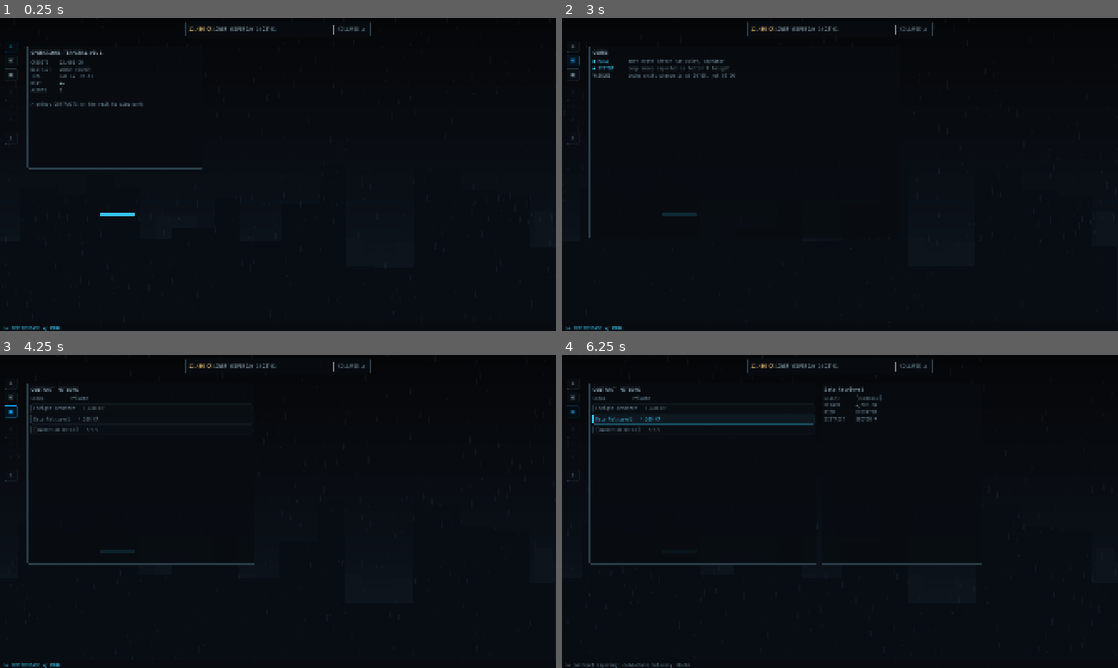
Above: before the commit, frames 1-4 (two rows, left to right).
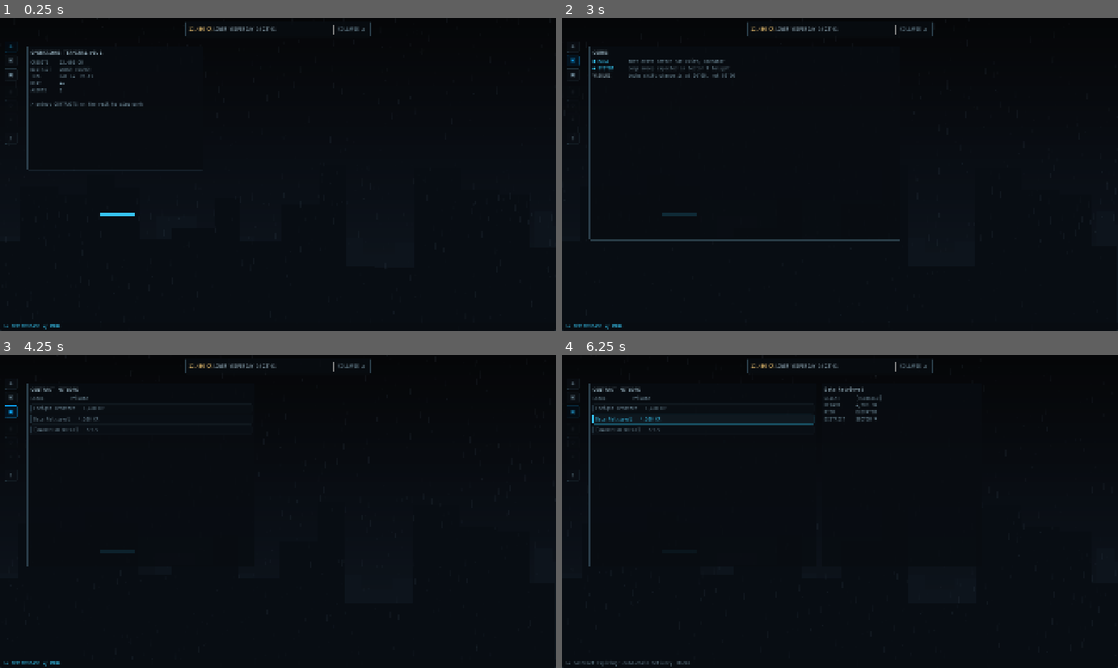
Above: after the commit, the same moments.

Repository: merlinbr/operator
Game: Godot game, scene res://scenes/main/main.tscn
The game is run twice, just before and just after one commit, with the same random seed, the same clock (stepped at 60 frames per second) and the same inputs.
Inputs:
- Up to frame 1 (0.25 s): no input
- Up to frame 2 (3 s): click "COLLAPSE ▲" at 0.5 s; click "EXPAND ▼" at 1.25 s; click "◈" at 2 s; click "✉" at 2.75 s
- Up to frame 3 (4.25 s): click "▣" at 3.5 s
- Up to frame 4 (6.25 s): click "!" at 4.25 s; click "Freight Transfer 1,400 CR" at 5 s; click "Data Retrieval 4,200 CR" at 5.75 s

The runs differ from the first frame. In frame 1, 0.3% of the frame differs, in the area x 0-37%, y 47-100%; in frame 2, 0.5%; in frame 3, 0.4%; in frame 4, 0.7%, in the area x 0-76%, y 66-100%.

Commit message:
Tune ticker spacing and alignment

Diff:
--- a/scenes/main/main.gd
+++ b/scenes/main/main.gd
@@ -24,6 +24,8 @@
 const CHIP_TOP := 12.0
 const CHIP_GAP := 14.0
 const TICKER_HEIGHT := 30.0
+const TICKER_TOP_GAP := 4.0
+const TICKER_BOTTOM_GAP := 0.0
 const CONTEXT_GAP := 12.0
 const SIZE_CLASSES := {
 	&"compact": Vector2(0.34, 0.46),
@@ -235,10 +237,10 @@
 	status_chip.position = Vector2((ws_size.x - chip_min.x) * 0.5, CHIP_TOP)
 	status_chip.size = chip_min
 	var content_top: float = CHIP_TOP + status_chip.size.y + CHIP_GAP
-	var content_bottom: float = ws_size.y - TICKER_HEIGHT - MARGIN
+	var content_bottom: float = ws_size.y - TICKER_HEIGHT - TICKER_BOTTOM_GAP - TICKER_TOP_GAP
 	icon_rail.position = Vector2(MARGIN, content_top)
 	icon_rail.size = Vector2(RAIL_WIDTH, content_bottom - content_top)
-	ticker.position = Vector2(0.0, ws_size.y - TICKER_HEIGHT)
+	ticker.position = Vector2(0.0, ws_size.y - TICKER_HEIGHT - TICKER_BOTTOM_GAP)
 	ticker.size = Vector2(ws_size.x, TICKER_HEIGHT)
 
 	var r_left: float = MARGIN + RAIL_WIDTH + RAIL_GAP + PANEL_INSET
--- a/scenes/ui/ticker_bar.gd
+++ b/scenes/ui/ticker_bar.gd
@@ -4,6 +4,7 @@
 const COLOR_ACCENT := Color(0.22353, 0.81569, 1.0)
 const COLOR_DIM := Color(0.43529, 0.5451, 0.60392)
 const ROTATE_SECONDS := 6.0
+const TICKER_CONTENT_MARGIN := 4.0
 
 var _messages: Array[Dictionary] = [] # {text: String, highlight: bool}
 var _index := 0
@@ -24,6 +25,13 @@
 	_built = true
 	_label = Label.new()
 	_label.text = ""
+	_label.vertical_alignment = VERTICAL_ALIGNMENT_CENTER
+	var panel_style := get_theme_stylebox("panel", "PanelContainer")
+	if panel_style != null:
+		panel_style = panel_style.duplicate()
+		panel_style.content_margin_top = TICKER_CONTENT_MARGIN
+		panel_style.content_margin_bottom = TICKER_CONTENT_MARGIN
+		add_theme_stylebox_override("panel", panel_style)
 	add_child(_label)
 	_timer = Timer.new()
 	_timer.wait_time = ROTATE_SECONDS
--- a/tests/test_ticker_bar.gd
+++ b/tests/test_ticker_bar.gd
@@ -8,6 +8,7 @@
 	ticker._build_children() # headless harness never fires _ready(); build now
 
 	var label: Label = ticker.find_children("*", "Label", true, false)[0]
+	check(label.vertical_alignment == VERTICAL_ALIGNMENT_CENTER, "ticker text is vertically centered")
 	check(label.text == "", "empty on start")
 
 	ticker.push_message("first")
